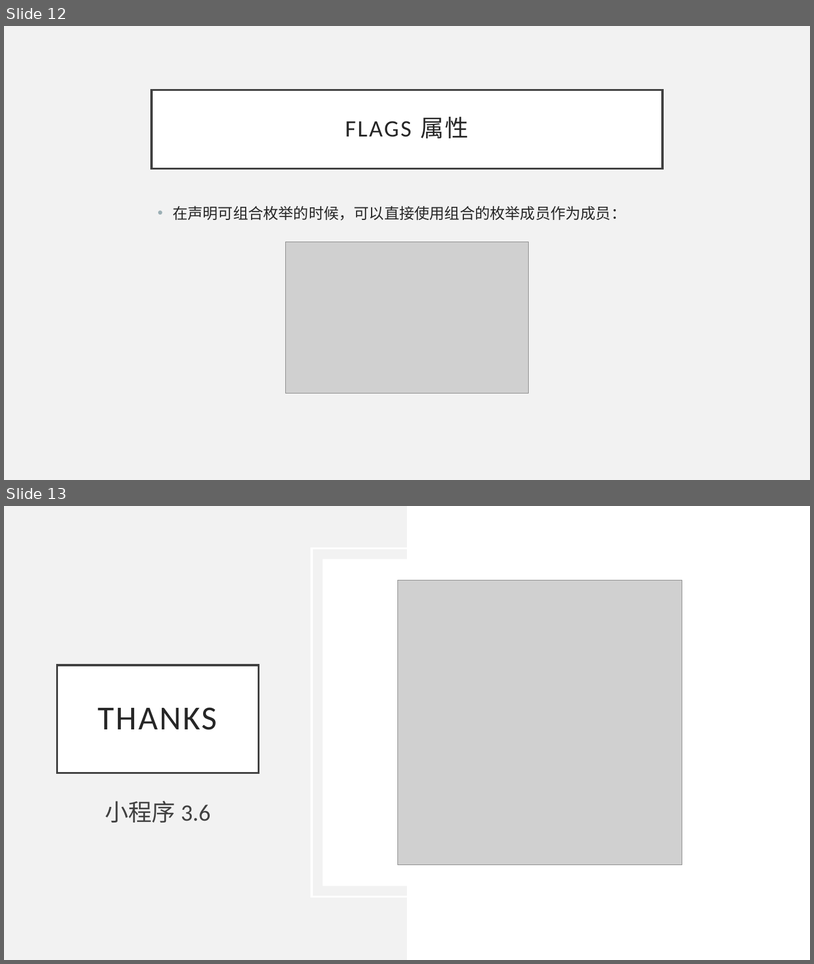
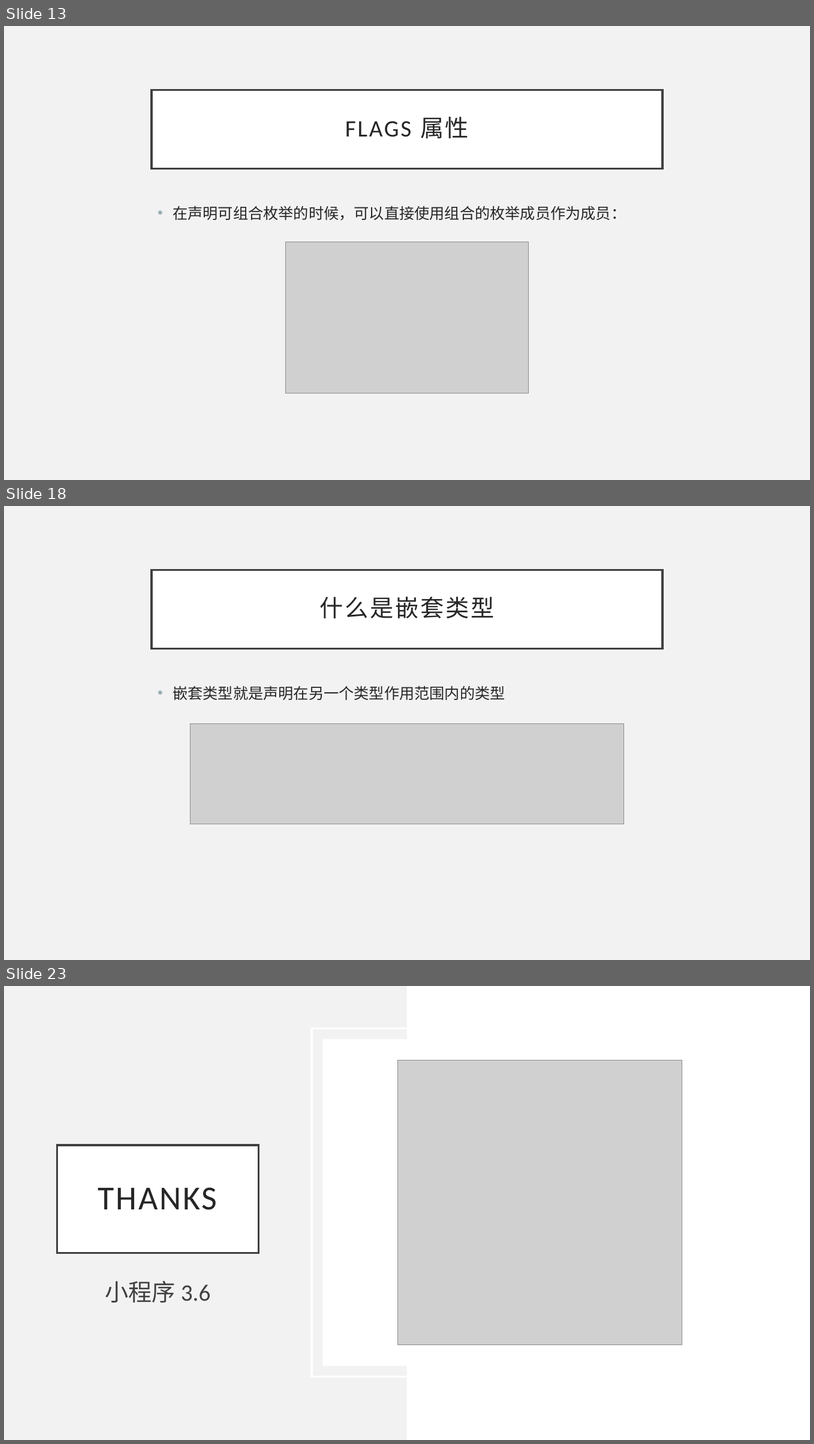
Before and after one commit to BillSon68/CSharp-Tutorial, a slide deck: Chapter 03/310 - 枚举和嵌套类型.pptx. Shown one above the other, each under a label of ours: slides 12 and 13 before the commit, slides 13, 18 and 23 after it; the slides between them are not shown. The pictures are 814x964 and 814x1444 pixels, drawn with LibreOffice and Linux fonts; fonts in the diff are those of the drawing; grey boxes stand for pictures. Boxes give left, top, right and bottom in pixels: in the first picture for what was removed or moved away, otherwise in the second. Text is boxed around its words. In the diff, an @@ line names an element or a change of style, - is before the commit and + after.

```diff
--- a/Chapter 03/310 - 枚举和嵌套类型.pptx
+++ b/Chapter 03/310 - 枚举和嵌套类型.pptx
@@ slide 18 added at <box>4,506,810,960</box>, background #F2F2F2 @@
@@ title added at <box>152,570,663,648</box>, fill #FFFFFF, outline #404040 2.5 pt, 28 pt, text #262626 @@
+什么是嵌套类型
@@ text added at <box>173,685,505,700</box>, 18 pt, text #262626 @@
+• 嵌套类型就是声明在另一个类型作用范围内的类型
@@ picture added at <box>191,724,624,823</box> @@
@@ what was slide 12 is now slide 13 @@
@@ what was slide 13 is now slide 23 @@
```
Also in this commit, not shown: 1 slide changed, 9 other slides added, 2 other files.
